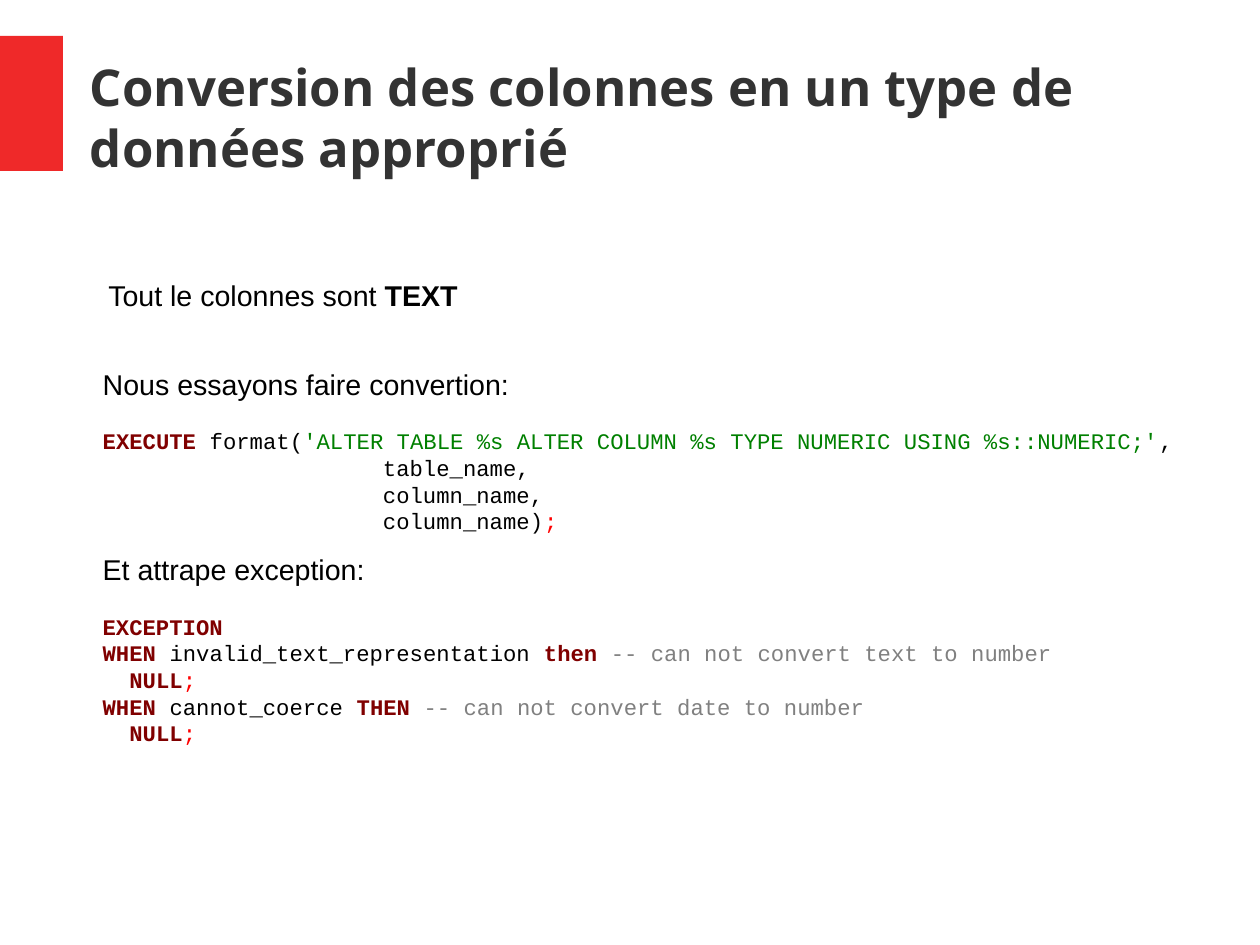
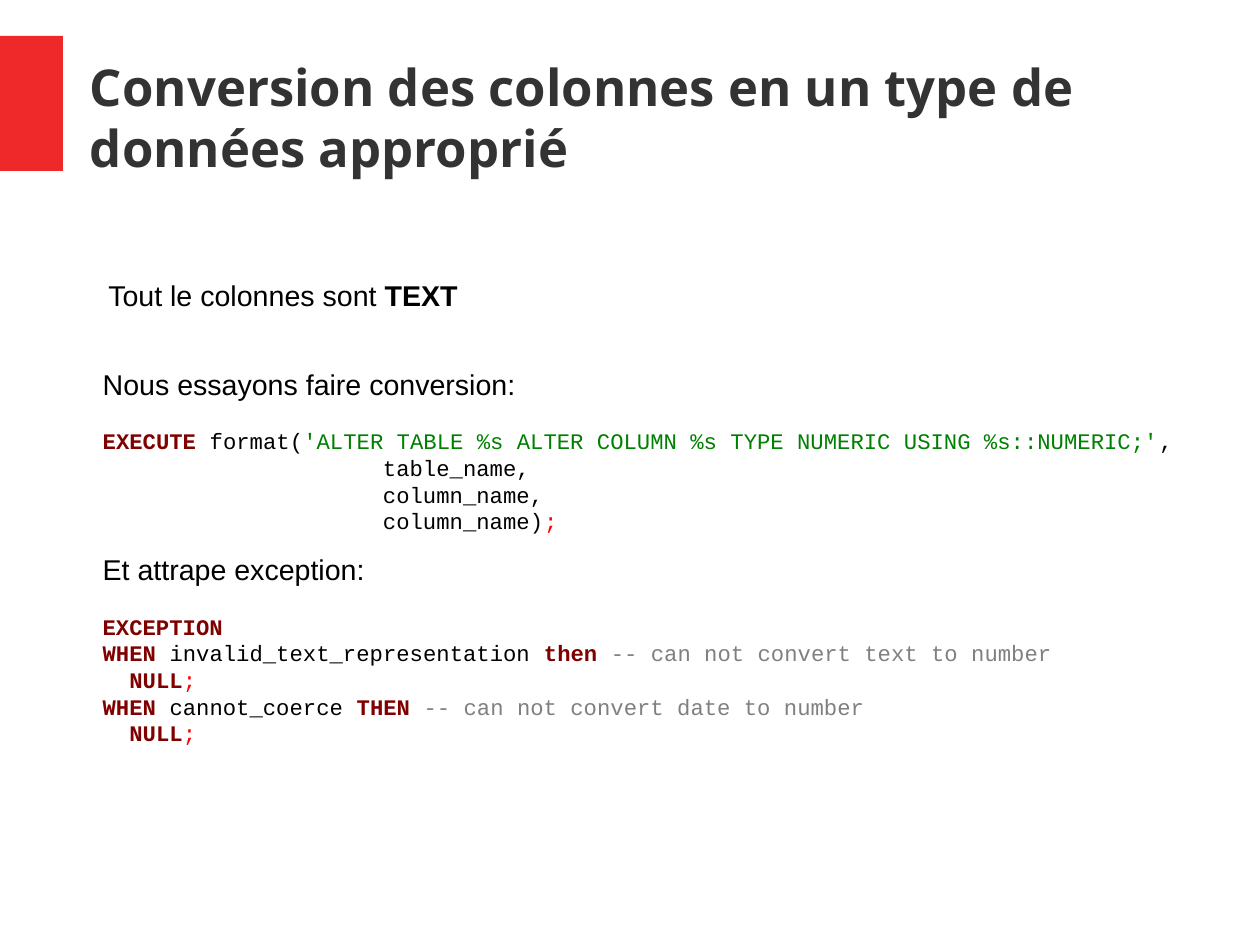
Before and after one commit to konyshev/ecam_ds, a slide deck: slide 17 of IntProj/Slides.odp. Drawn at 1260x945 pixels with LibreOffice and Linux fonts; fonts in the diff are those of the drawing. Boxes give left, top, right and bottom in pixels: in the first picture for what was removed or moved away, otherwise in the second. Text is boxed around its words. In the diff, an @@ line names an element or a change of style, - is before the commit and + after.

```diff
--- a/IntProj/Slides.odp
+++ b/IntProj/Slides.odp
@@ text at (103, 374, 515, 400): text changed @@
-Nous essayons faire convertion:
+Nous essayons faire conversion:
```
Also in this commit, not shown: 5 other slides changed, 1 slide added, 3 other files.
